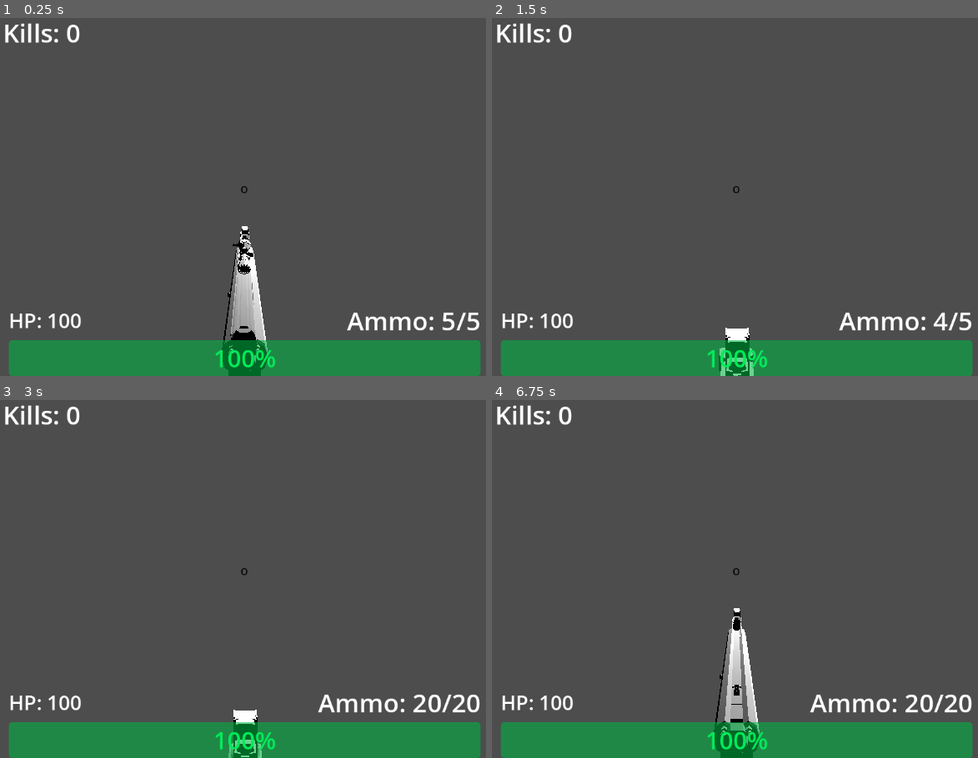
Above: before the commit, frames 1-4 (two rows, left to right).
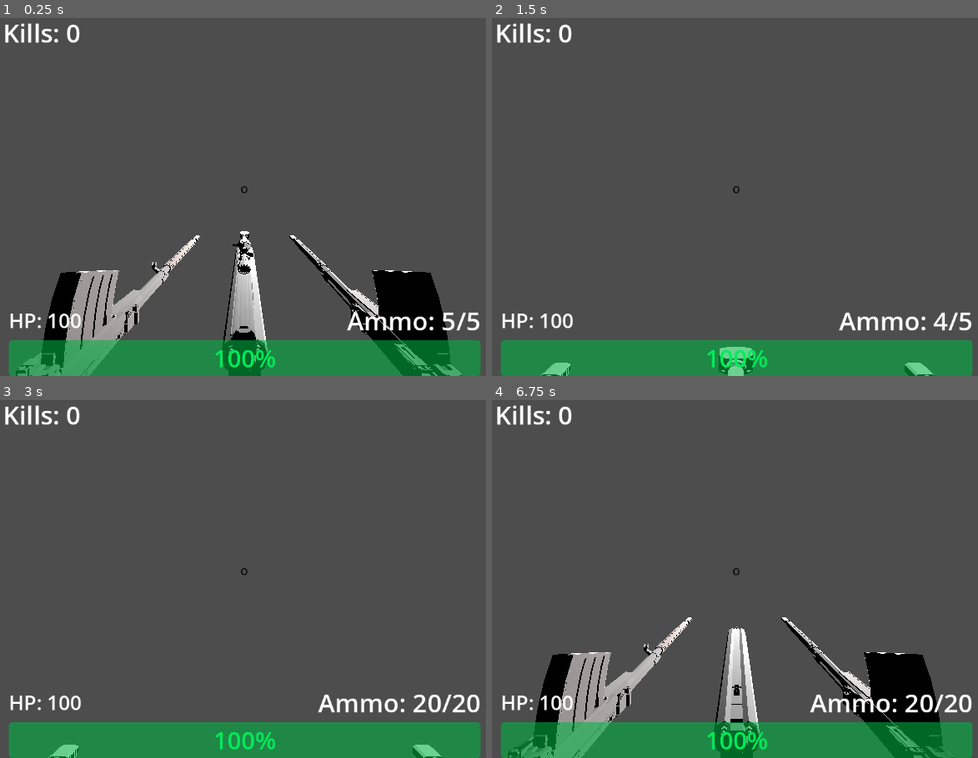
Above: after the commit, the same moments.

Repository: SaebyulH/multiplayer-game
Game: Godot game, scene res://Player.tscn
The game is run twice, just before and just after one commit, with the same random seed, the same clock (stepped at 60 frames per second) and the same inputs. This scene is started directly instead of the project's main scene.
Inputs (mouse positions are in pixels of both pictures, inside the frame that each line leads up to):
- Up to frame 1 (0.25 s): no input
- Up to frame 2 (1.5 s): move the mouse to (773, 186) at 0.52 s; hold Right mouse button (ads) 0.53-1.28 s; hold W (forward) from 0.53 s (still down); tap Space (jump) at 0.77 s; tap Enter at 1.25 s; move the mouse to (700, 189) at 1.27 s; click (700, 189) at 1.35 s
- Up to frame 3 (3 s): keep holding W (forward); tap Space (jump) at 1.52, 2 s; move the mouse to (262, 564) at 2.02 s; hold Shift (slide) 2.03-2.78 s; tap Enter at 2.75 s; move the mouse to (238, 575) at 2.77 s; tap Mouse wheel down (weapon_next) at 2.85 s
- Up to frame 4 (6.75 s): tap Space (jump) at 3.02, 3.5, 3.77, 4.52, 5, 6.02 s; move the mouse to (788, 575) at 3.52 s; hold Mouse wheel up (weapon_prev) 3.53-4.28 s; tap Enter at 4.25 s; move the mouse to (686, 568) at 4.27 s; right-click (686, 568) at 4.35 s; move the mouse to (744, 571) at 5.02 s; press the mouse at (744, 571) at 5.03 s; move the mouse to (710, 564) at 5.77 s; release W (forward) at 5.78 s; release the mouse at (710, 564) at 5.78 s; hold D (right) 5.78-6.53 s; tap Shift (slide) at 5.85 s; move the mouse to (773, 568) at 6.52 s; hold W (forward) from 6.53 s (still down); hold Mouse wheel down (weapon_next) from 6.53 s (still down)

The runs differ from the first frame. In frame 1, 9.5% of the frame differs, in the area x 3-96%, y 58-100%; in frame 2, 0.9%; in frame 3, 0.9%; in frame 4, 9.3%.
Error in both runs: Invalid access to property or key 'respawn_player' on a base object of type 'Window'. (res://player.gd:636)

Commit message:
sheet gun

Diff:
--- a/gun.tscn
+++ b/gun.tscn
@@ -1,10 +1,16 @@
-[gd_scene format=3 uid="uid://bqjmj4agtie2r"]
+[gd_scene format=3 uid="uid://d3a25xx4xrpd0"]
 
-[ext_resource type="Script" uid="uid://l6xlch4jtdhe" path="res://gun.gd" id="1_xcl07"]
-[ext_resource type="PackedScene" uid="uid://yg2u62is0a7y" path="res://Leader _50.fbx" id="2_dk5gl"]
+[ext_resource type="Script" path="res://gun.gd" id="1_xcl07"]
+[ext_resource type="PackedScene" uid="uid://dfiyx2mwdvwxe" path="res://low-poly_lahti_l39.glb" id="2_dk5gl"]
 
 [node name="Gun" type="Node3D" unique_id=345758277]
 script = ExtResource("1_xcl07")
+
+[node name="Sketchfab_Scene" parent="." unique_id=109490475 instance=ExtResource("2_dk5gl")]
+transform = Transform3D(-8.742278e-11, 0, 0.002, 0, 0.002, 0, -0.002, 0, -8.742278e-11, -0.5, -0.451, -1)
+
+[node name="Sketchfab_Scene2" parent="." unique_id=902165080 instance=ExtResource("2_dk5gl")]
+transform = Transform3D(-8.742278e-11, 0, 0.002, 0, 0.002, 0, -0.002, 0, -8.742278e-11, 0.5, -0.451, -1)
 
 [node name="Raycasts" type="Node3D" parent="." unique_id=832925510]
 
@@ -12,11 +18,3 @@
 target_position = Vector3(0, 0, -1000)
 collision_mask = 2
 collide_with_areas = true
-
-[node name="Leader _50" parent="." unique_id=1598665167 instance=ExtResource("2_dk5gl")]
-transform = Transform3D(-1.1293353e-08, 0, 0.3172592, 0.008403746, -0.22481082, 4.5107987e-10, 0.2582246, 0.007316316, 1.38604745e-08, -0.0016207248, -0.4340573, -1.0641127)
-
-[node name="Light" parent="Leader _50" index="0" unique_id=104521066]
-light_energy = 0.0
-
-[editable path="Leader _50"]
Binary file added: OSV-96.fbx
Not shown, added: OSV-96.fbx.import
Binary file added: low-poly_lahti_l39.glb
Not shown, added: low-poly_lahti_l39.glb.import
